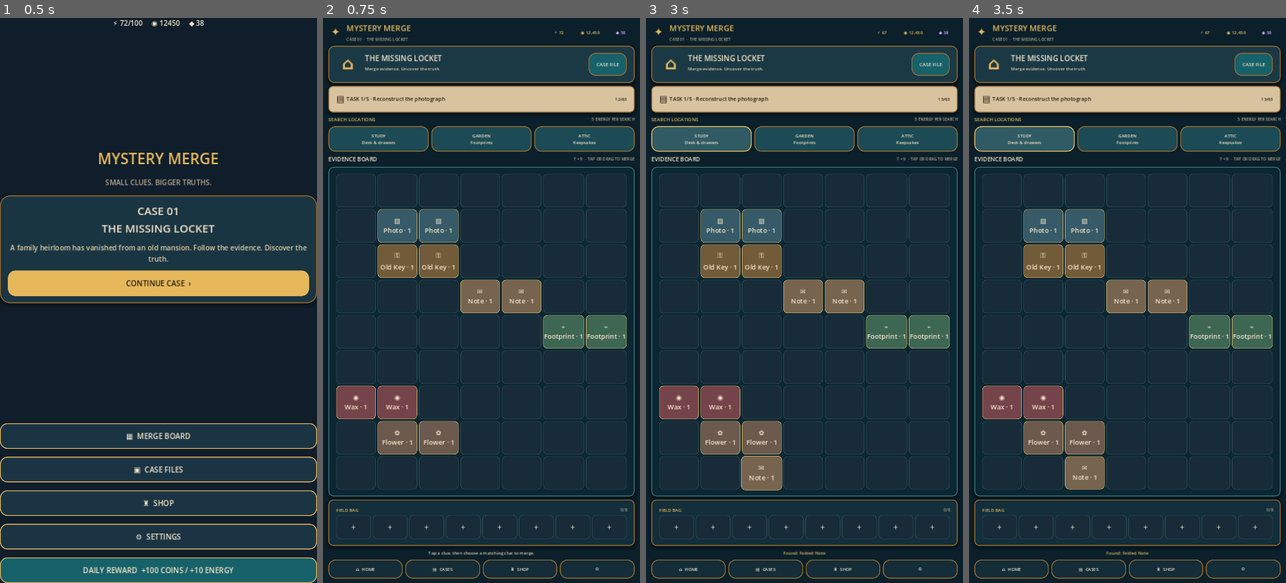
Above: before the commit, frames 1-4 (left to right).
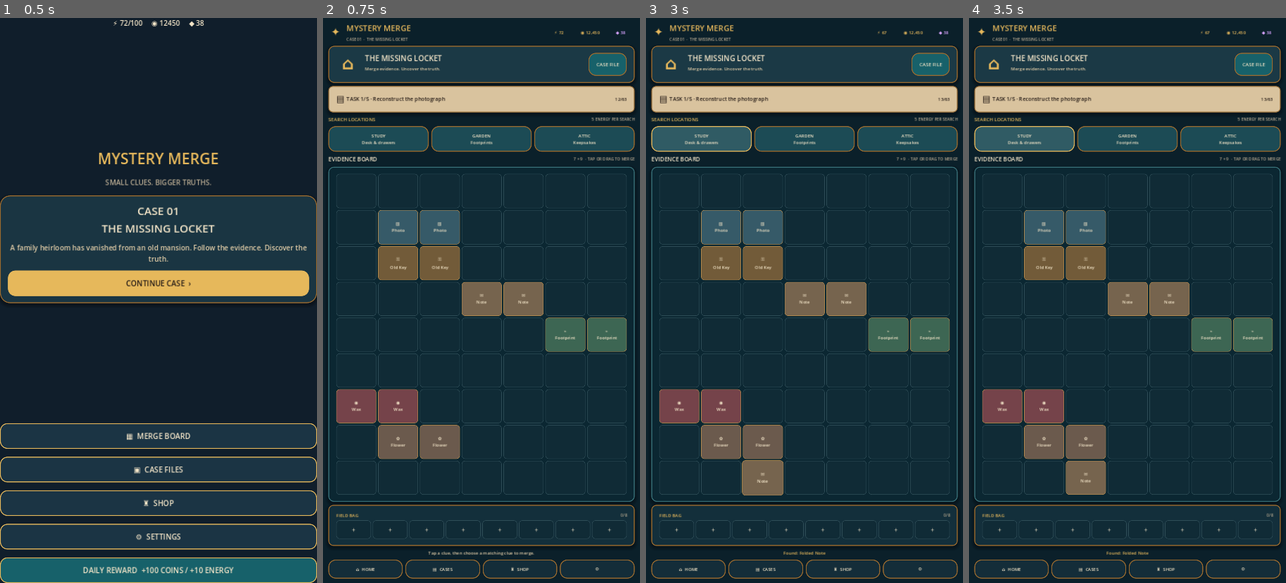
Above: after the commit, the same moments.

Repository: loydmawira-cyber/Mystery-Merge.
Game: Godot game, scene res://scenes/Main.tscn
The game is run twice, just before and just after one commit, with the same random seed, the same clock (stepped at 60 frames per second) and the same inputs.
Inputs:
- Up to frame 1 (0.5 s): no input
- Up to frame 2 (0.75 s): click "CONTINUE CASE ›" at 0.5 s
- Up to frame 3 (3 s): click "CASE FILE" at 1.25 s; click "RETURN TO INVESTIGATION" at 2 s; click "STUDY Desk & drawers" at 2.75 s
- Up to frame 4 (3.5 s): no input

Frame 1 is identical in both runs. In frame 2, 6.4% of the frame differs, in the area x 1-99%, y 27-93%; in frame 3, 6.6%; in frame 4, 6.6%.

Commit message:
Upgrade Mystery Merge premium detective interface

Diff:
--- a/scripts/evidence_tile.gd
+++ b/scripts/evidence_tile.gd
@@ -1,92 +1,95 @@
 extends Button
+
 const UI = preload("res://scripts/ui_theme.gd")
 var board_controller: Control
-var zone: String = "board"
-var slot_index: int = 0
-var item_id: String = ""
-var is_selected: bool = false
+var zone := "board"
+var slot_index := 0
+var item_id := ""
+var is_selected := false
+
 func configure(controller: Control, slot_zone: String, index: int) -> void:
 	board_controller = controller
 	zone = slot_zone
 	slot_index = index
-	custom_minimum_size = Vector2(82, 62) if zone == "board" else Vector2(70, 54)
+	custom_minimum_size = Vector2(0, 54 if zone == "board" else 42)
 	size_flags_horizontal = Control.SIZE_EXPAND_FILL
 	size_flags_vertical = Control.SIZE_EXPAND_FILL
 	focus_mode = Control.FOCUS_NONE
-	add_theme_font_size_override("font_size", 15 if zone == "board" else 12)
+	add_theme_font_size_override("font_size", 10 if zone == "board" else 9)
 	add_theme_color_override("font_color", UI.CREAM)
 	add_theme_color_override("font_hover_color", UI.CREAM)
 	pressed.connect(_on_pressed)
 	render_item("")
+
 func render_item(next_item_id: String) -> void:
 	item_id = next_item_id
 	is_selected = false
 	self_modulate = Color.WHITE
 	if item_id.is_empty():
 		text = "＋" if zone == "inventory" else ""
-		tooltip_text = "Empty space"
-		_apply_style(Color("172b38"), Color("36505c"))
+		tooltip_text = "Empty evidence slot"
+		_apply_style(Color("102b36"), Color("31505a"))
 		return
-	var item_data := GameState.get_item(item_id)
-	var symbol := str(item_data.get("symbol", "◈"))
-	var short_name := str(item_data.get("short_name", item_data.get("display_name", "Clue")))
-	var level := int(item_data.get("level", 1))
-	text = "%s\n%s · %d" % [symbol, short_name, level]
-	tooltip_text = "%s\n%s" % [str(item_data.get("display_name", item_id)), str(item_data.get("description", "A clue from the mansion."))]
-	var tile_color := Color(str(item_data.get("tile_color", "#31515b")))
-	_apply_style(tile_color, Color("d9b66a"))
+	var data := GameState.get_item(item_id)
+	var symbol := str(data.get("symbol", "◈"))
+	var short_name := str(data.get("short_name", "Clue"))
+	var level := int(data.get("level", 1))
+	text = "%s\n%s" % [symbol, short_name]
+	tooltip_text = "%s · Level %d\n%s" % [str(data.get("display_name", item_id)), level, str(data.get("description", "A clue from the mansion."))]
+	_apply_style(Color(str(data.get("tile_color", "#31515b"))), Color("b58b4c"))
+
 func set_selected(selected: bool) -> void:
 	is_selected = selected
 	if item_id.is_empty():
 		return
-	var item_data := GameState.get_item(item_id)
-	var tile_color := Color(str(item_data.get("tile_color", "#31515b")))
-	_apply_style(tile_color.lightened(0.18) if selected else tile_color, UI.GOLD if selected else Color("d9b66a"))
-	if selected:
-		self_modulate = Color(1.12, 1.08, 0.86, 1.0)
-	else:
-		self_modulate = Color.WHITE
-func _apply_style(bg_color: Color, border_color: Color) -> void:
+	var data := GameState.get_item(item_id)
+	var tile_color := Color(str(data.get("tile_color", "#31515b")))
+	_apply_style(tile_color.lightened(0.16) if selected else tile_color, UI.GOLD if selected else Color("b58b4c"))
+	self_modulate = Color(1.12, 1.08, 0.86, 1.0) if selected else Color.WHITE
+
+func _apply_style(bg: Color, border: Color) -> void:
 	var style := StyleBoxFlat.new()
-	style.bg_color = bg_color
-	style.border_color = border_color
+	style.bg_color = bg
+	style.border_color = border
 	style.set_border_width_all(2 if is_selected else 1)
-	style.set_corner_radius_all(9)
-	style.content_margin_left = 2
-	style.content_margin_right = 2
-	style.content_margin_top = 3
-	style.content_margin_bottom = 3
+	style.set_corner_radius_all(7)
+	style.content_margin_left = 1
+	style.content_margin_right = 1
+	style.content_margin_top = 1
+	style.content_margin_bottom = 1
 	add_theme_stylebox_override("normal", style)
 	var hover := style.duplicate() as StyleBoxFlat
-	hover.bg_color = bg_color.lightened(0.10)
+	hover.bg_color = bg.lightened(0.12)
 	add_theme_stylebox_override("hover", hover)
-	var pressed_style := style.duplicate() as StyleBoxFlat
-	pressed_style.bg_color = bg_color.darkened(0.10)
-	add_theme_stylebox_override("pressed", pressed_style)
+	var down := style.duplicate() as StyleBoxFlat
+	down.bg_color = bg.darkened(0.12)
+	add_theme_stylebox_override("pressed", down)
 	add_theme_stylebox_override("focus", StyleBoxEmpty.new())
+
 func _on_pressed() -> void:
 	if is_instance_valid(board_controller):
 		board_controller.on_tile_tapped(zone, slot_index)
+
 func _get_drag_data(_at_position: Vector2) -> Variant:
 	if item_id.is_empty():
 		return null
 	var preview := PanelContainer.new()
-	var preview_style := StyleBoxFlat.new()
-	var item_data := GameState.get_item(item_id)
-	preview_style.bg_color = Color(str(item_data.get("tile_color", "#31515b")))
-	preview_style.border_color = UI.GOLD
-	preview_style.set_border_width_all(2)
-	preview_style.set_corner_radius_all(10)
-	preview.add_theme_stylebox_override("panel", preview_style)
-	var preview_label := Label.new()
-	preview_label.text = str(item_data.get("display_name", item_id))
-	preview_label.add_theme_color_override("font_color", UI.CREAM)
-	preview_label.add_theme_font_size_override("font_size", 14)
-	preview.add_child(preview_label)
+	var ps := StyleBoxFlat.new()
+	ps.bg_color = Color(str(GameState.get_item(item_id).get("tile_color", "#31515b")))
+	ps.border_color = UI.GOLD
+	ps.set_border_width_all(2)
+	ps.set_corner_radius_all(10)
+	preview.add_theme_stylebox_override("panel", ps)
+	var label := Label.new()
+	label.text = str(GameState.get_item(item_id).get("display_name", item_id))
+	label.add_theme_color_override("font_color", UI.CREAM)
+	preview.add_child(label)
 	set_drag_preview(preview)
 	return {"kind": "evidence_item", "from_zone": zone, "from_index": slot_index}
+
 func _can_drop_data(_at_position: Vector2, data: Variant) -> bool:
 	return data is Dictionary and str(data.get("kind", "")) == "evidence_item"
+
 func _drop_data(_at_position: Vector2, data: Variant) -> void:
 	if is_instance_valid(board_controller):
 		board_controller.perform_drop(str(data.get("from_zone", "")), int(data.get("from_index", -1)), zone, slot_index)
